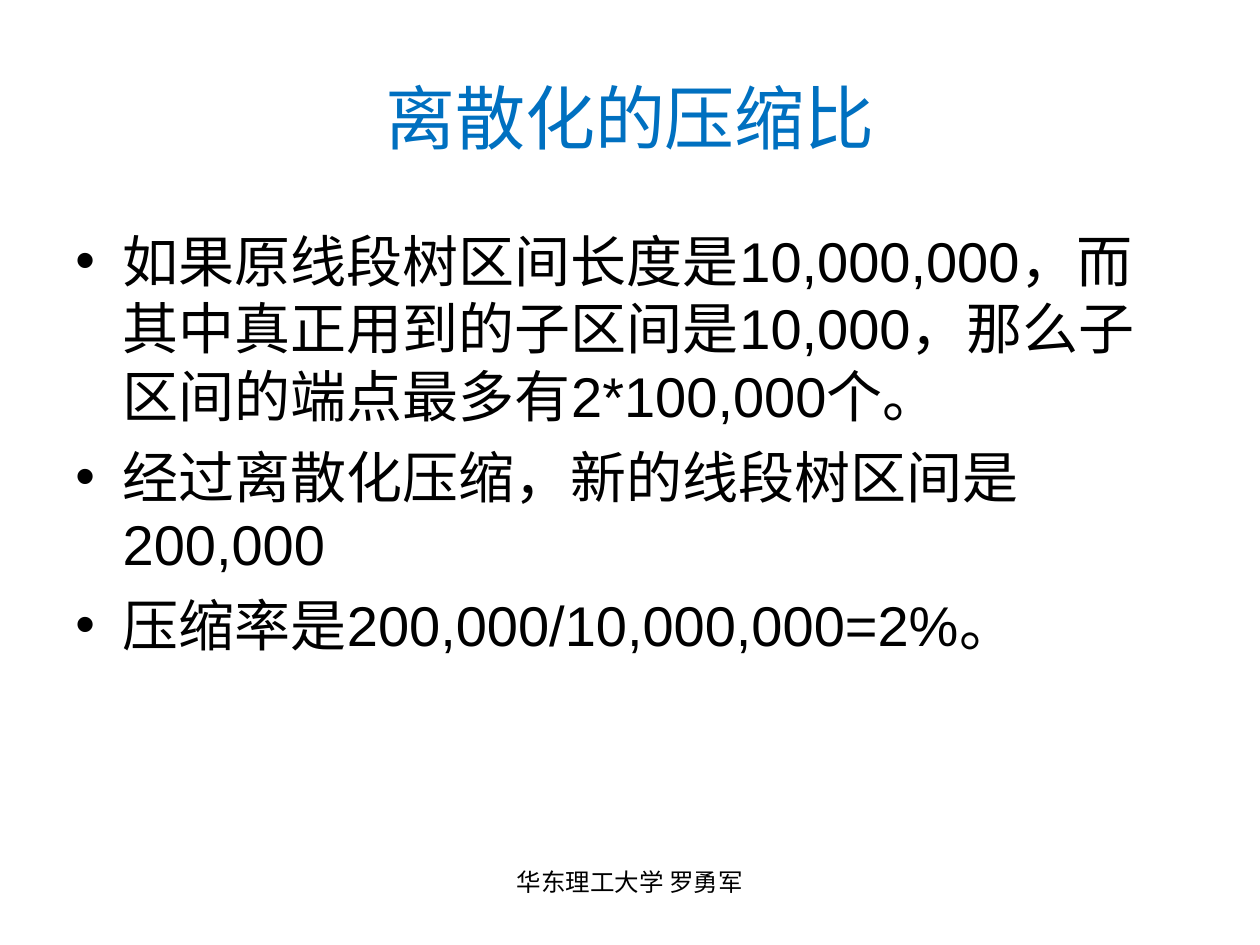
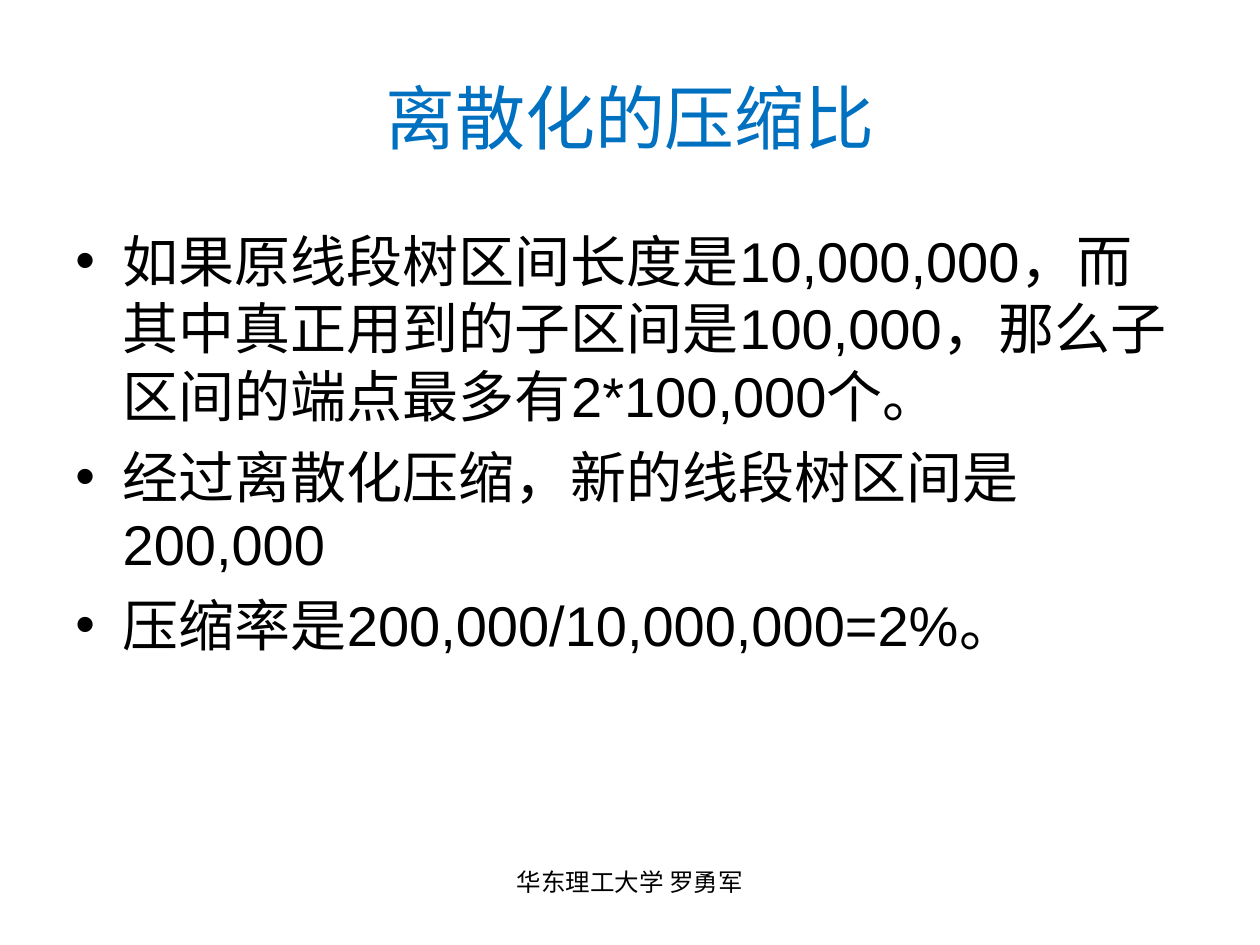
Before and after one commit to luoyongjun999/code, a slide deck: slide 26 of 第5章高级数据结构(下).ppt. Drawn at 1260x945 pixels with LibreOffice and Linux fonts; fonts in the diff are those of the drawing. Boxes give left, top, right and bottom in pixels: in the first picture for what was removed or moved away, otherwise in the second. Text is boxed around its words. In the diff, an @@ line names an element or a change of style, - is before the commit and + after.

```diff
--- a/第5章高级数据结构(下).ppt
+++ b/第5章高级数据结构(下).ppt
@@ text at [123,234,1166,425]: text changed @@
-• 如果原线段树区间长度是10,000,000，而其中真正用到的子区间是10,000，那么子区间的端点最多有2*100,000个。
+• 如果原线段树区间长度是10,000,000，而其中真正用到的子区间是100,000，那么子区间的端点最多有2*100,000个。
```
Also in this commit, not shown: 3 other files.
